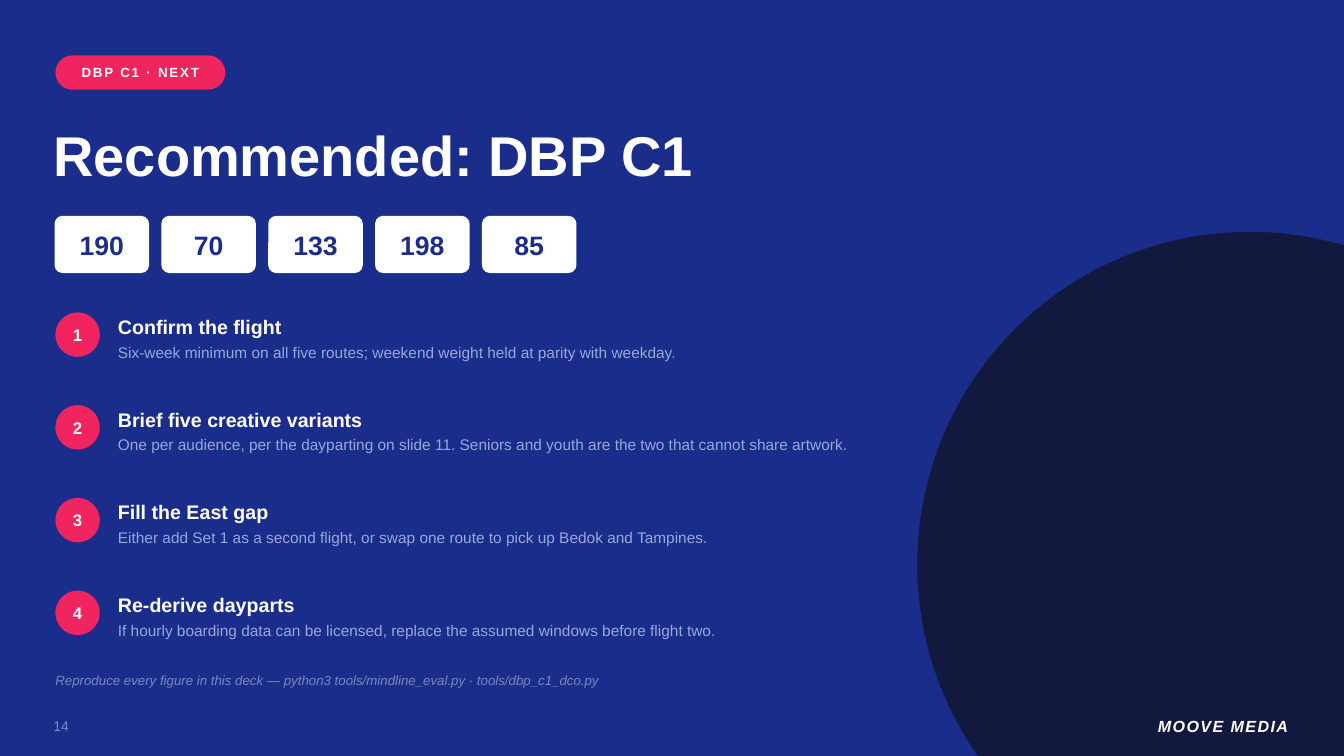
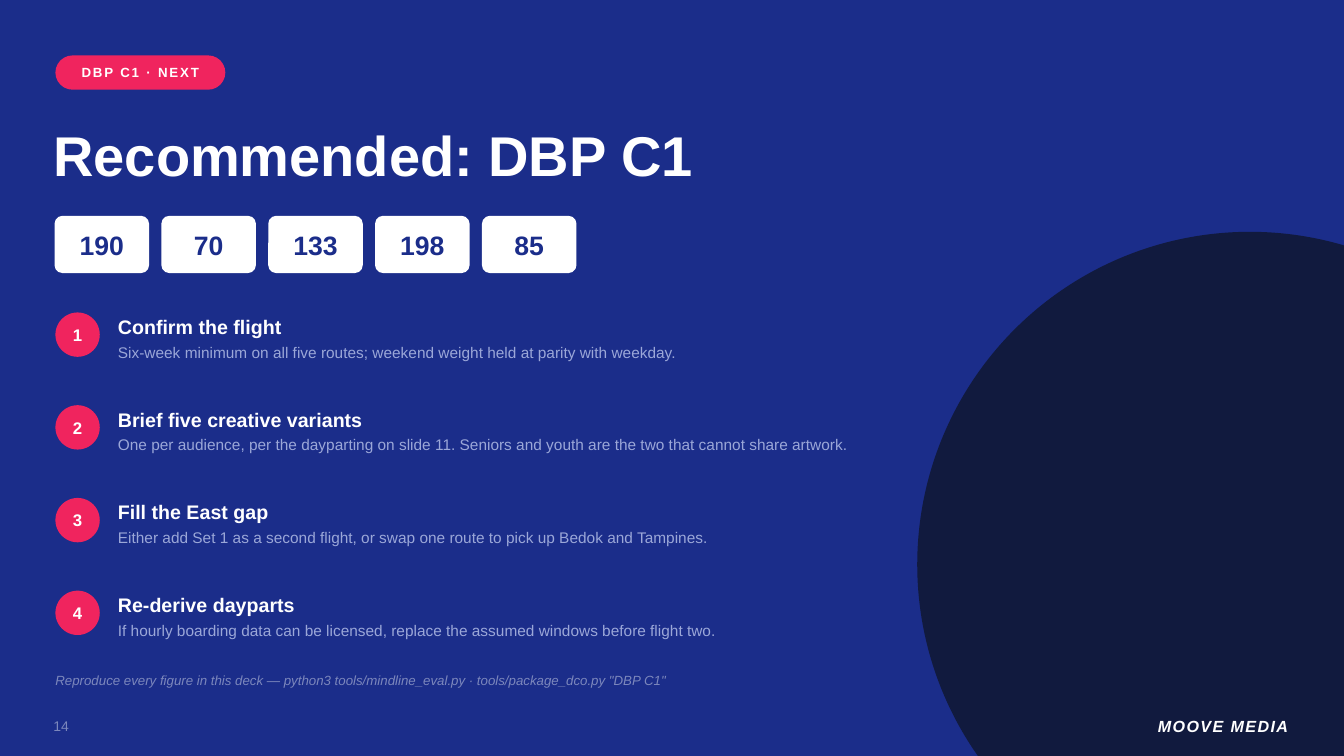
Before and after one commit to saifulanuarsg/sg-transit-atlas, a slide deck: slide 14 of docs/DBP-C1-mindline.pptx. Drawn at 1344x756 pixels with LibreOffice and Linux fonts; fonts in the diff are those of the drawing. Boxes give left, top, right and bottom in pixels: in the first picture for what was removed or moved away, otherwise in the second. Text is boxed around its words. In the diff, an @@ line names an element or a change of style, - is before the commit and + after.

```diff
--- a/docs/DBP-C1-mindline.pptx
+++ b/docs/DBP-C1-mindline.pptx
@@ text at [55,675,666,688]: text changed @@
-Reproduce every figure in this deck — python3 tools/mindline_eval.py · tools/dbp_c1_dco.py
+Reproduce every figure in this deck — python3 tools/mindline_eval.py · tools/package_dco.py "DBP C1"
```
Also in this commit, not shown: 8 other slides changed, 8 other files.
